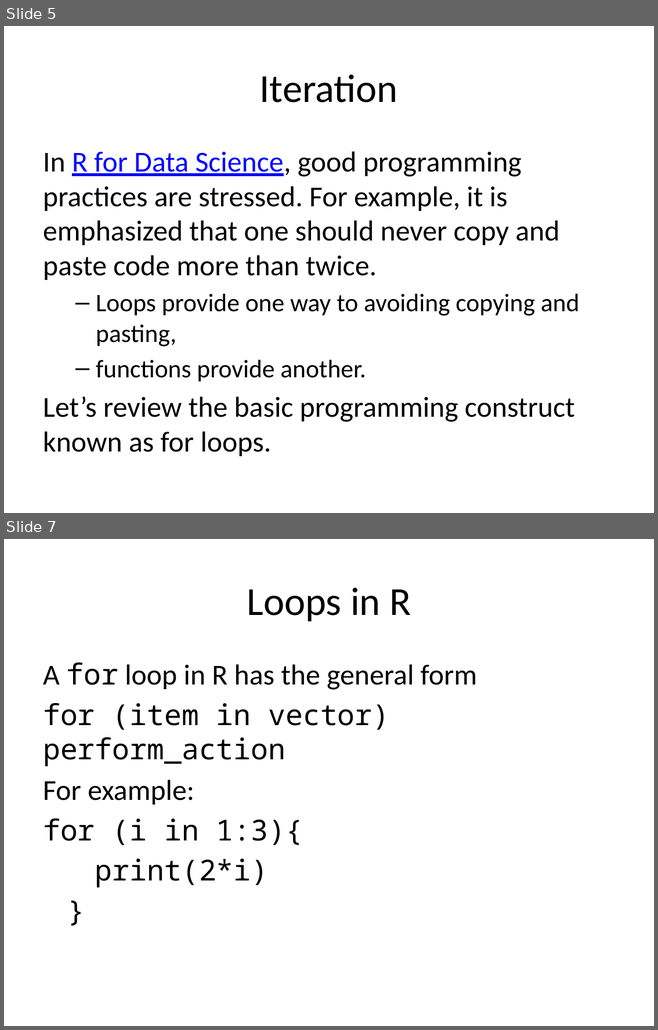
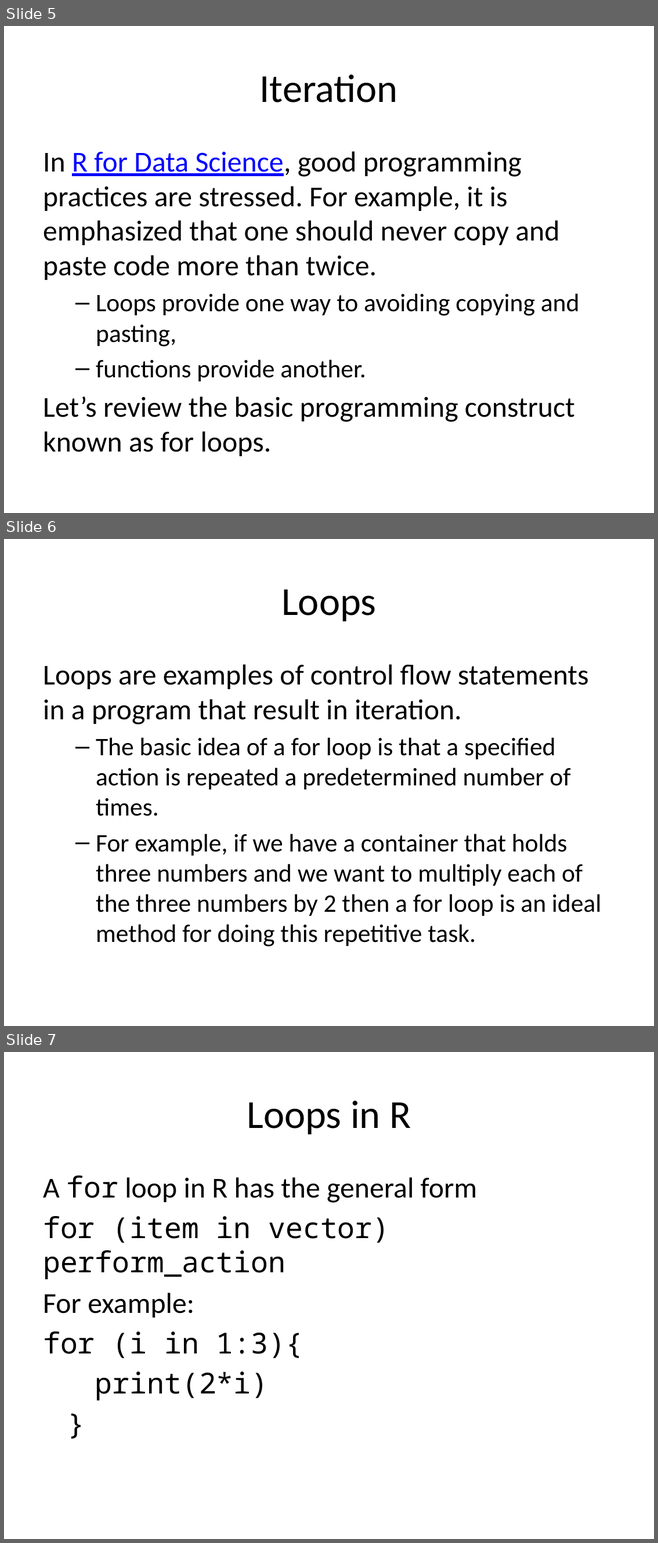
Before and after one commit to jmgraham30/SWBmodules, a slide deck: slides/iteration_with_purrr.pptx. Shown one above the other, each under a label of ours: slides 5 and 7 before the commit, slides 5, 6 and 7 after it; the slides between them are not shown. The pictures are 658x1030 and 658x1543 pixels, drawn with LibreOffice and Linux fonts; fonts in the diff are those of the drawing. Boxes give left, top, right and bottom in pixels: in the first picture for what was removed or moved away, otherwise in the second. Text is boxed around its words. In the diff, an @@ line names an element or a change of style, - is before the commit and + after.

```diff
--- a/slides/iteration_with_purrr.pptx
+++ b/slides/iteration_with_purrr.pptx
@@ slide 6 added at bbox=[4, 539, 654, 1026], background #FFFFFF @@
@@ title added at bbox=[281, 589, 376, 621], 44 pt, text #000000 @@
+Loops
@@ text added at bbox=[43, 664, 601, 947], 28 pt, text #000000 @@
+Loops are examples of control flow statements in a program that result in iteration.
+  – The basic idea of a for loop is that a specified action is repeated a predetermined number of times.
+  – For example, if we have a container that holds three numbers and we want to multiply each of the three numbers by 2 then a for loop is an ideal method for doing this repetitive task.
```
Also in this commit, not shown: 1 slide changed, 1 other file.
